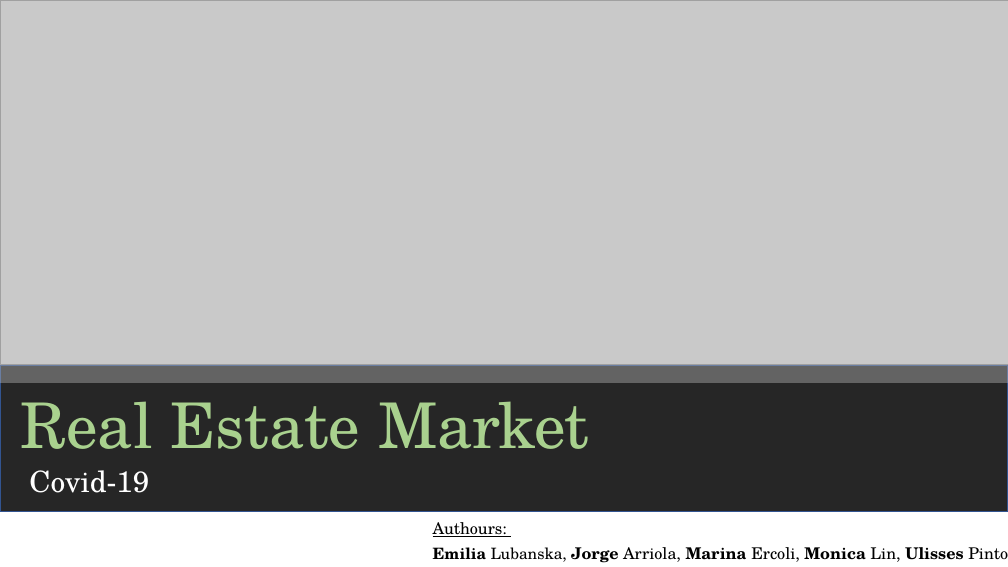
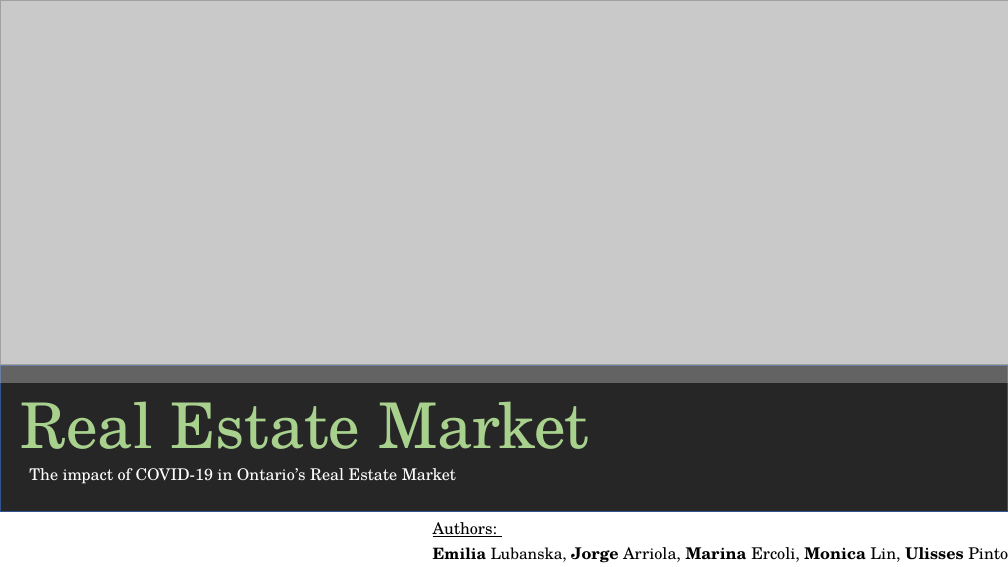
Before and after one commit to elubanska/GTA_real_estate_market, a slide deck: slide 1 of Real Estate Mkt.pptx. Drawn at 1008x567 pixels with LibreOffice and Linux fonts; fonts in the diff are those of the drawing; grey boxes stand for pictures. Boxes give left, top, right and bottom in pixels: in the first picture for what was removed or moved away, otherwise in the second. Text is boxed around its words. In the diff, an @@ line names an element or a change of style, - is before the commit and + after.

```diff
--- a/Real Estate Mkt.pptx
+++ b/Real Estate Mkt.pptx
@@ text at bbox=[29, 468, 456, 484]: text changed; size 28 to 15.4 pt @@
-Covid-19
+The impact of COVID-19 in Ontario’s Real Estate Market
@@ text at bbox=[433, 522, 497, 537]: text changed @@
-Authours:
+Authors:
```
Also in this commit, not shown: 3 other slides changed, 1 slide added, 4 slides removed.
